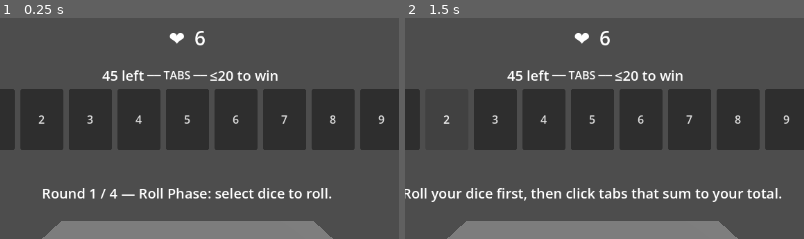
Above: before the commit, frames 1-2 (left to right).
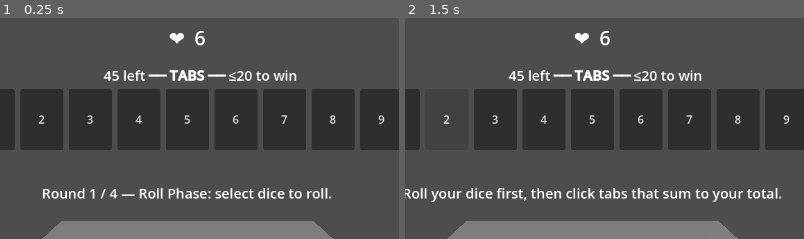
Above: after the commit, the same moments.

Repository: caleb-the-dev/SealTheBox
Game: Godot game, scene res://scenes/match/match.tscn
Same seed, same stepped clock (60 frames per second), same inputs: the game is played once before the commit and once after it.
Inputs:
- Up to frame 1 (0.25 s): no input
- Up to frame 2 (1.5 s): click "1" at 0.5 s; click "2" at 1.25 s
The pictures show only the part of the screen within x 27-76%, y 0-50%; the shares and areas given below are measured in that part.

The runs differ from the first frame. In frame 1, 1.3% of the frame differs, in the area x 25-75%, y 23-29%; in frame 2, 1.3%.

Commit message:
fix: make TABS bold+bigger, expand left/right labels to tab edges

Diff:
--- a/seal-the-box/scripts/match/match.gd
+++ b/seal-the-box/scripts/match/match.gd
@@ -165,18 +165,22 @@
 
 	_sealed_total_label = Label.new()
 	_sealed_total_label.add_theme_font_size_override("font_size", 20)
-	_sealed_total_label.custom_minimum_size = Vector2(110, 0)
 	_sealed_total_label.horizontal_alignment = HORIZONTAL_ALIGNMENT_RIGHT
+	_sealed_total_label.size_flags_horizontal = Control.SIZE_EXPAND_FILL
 	tabs_header.add_child(_sealed_total_label)
 
 	var tabs_lbl = Label.new()
 	tabs_lbl.text = "── TABS ──"
 	tabs_lbl.horizontal_alignment = HORIZONTAL_ALIGNMENT_CENTER
+	var tabs_bold = FontVariation.new()
+	tabs_bold.variation_embolden = 1.0
+	tabs_lbl.add_theme_font_override("font", tabs_bold)
+	tabs_lbl.add_theme_font_size_override("font_size", 20)
 	tabs_header.add_child(tabs_lbl)
 
 	var thresh_col = VBoxContainer.new()
-	thresh_col.custom_minimum_size = Vector2(140, 0)
 	thresh_col.alignment = BoxContainer.ALIGNMENT_CENTER
+	thresh_col.size_flags_horizontal = Control.SIZE_EXPAND_FILL
 	tabs_header.add_child(thresh_col)
 
 	_threshold_label = Label.new()
